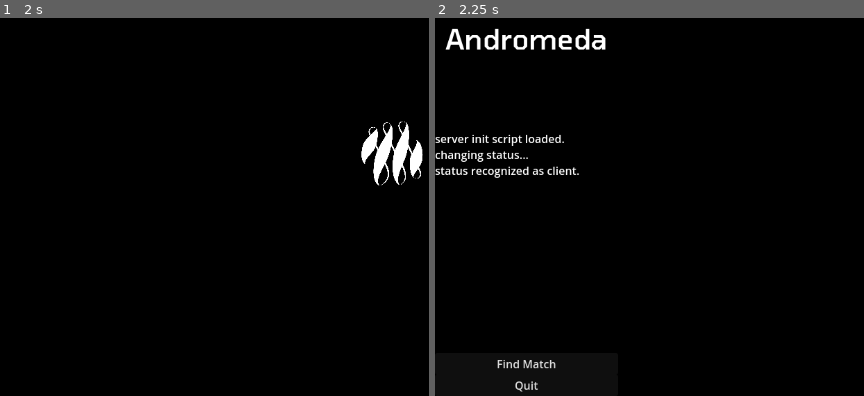
Above: before the commit, frames 1-2 (left to right).
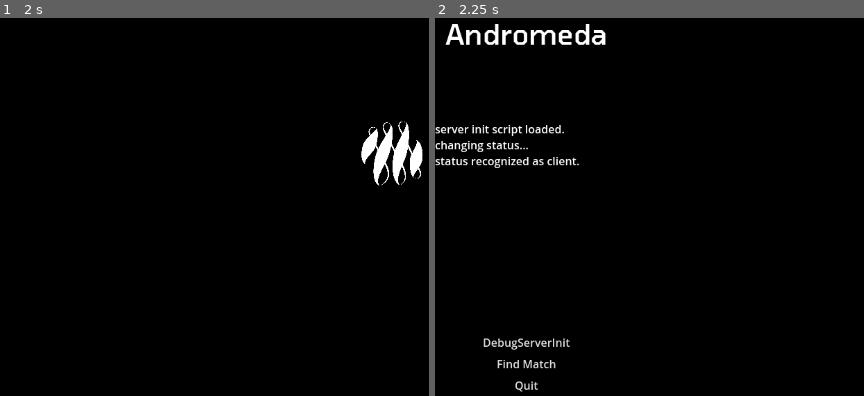
Above: after the commit, the same moments.

Repository: NtyamK/andromeda
Game: Godot game, scene res://scenes/default.tscn
Same seed, same stepped clock (60 frames per second), same inputs: the game is played once before the commit and once after it.
Inputs:
- Up to frame 1 (2 s): tap Enter at 0.5 s; tap Space at 1.25 s
- Up to frame 2 (2.25 s): tap Enter at 2 s

Frame 1 is identical in both runs. In frame 2, 3.4% of the frame differs, in the area x 0-40%, y 1-88%.

Commit message:
Messages entre serveur et clients possibles

Diff:
--- a/scenes/title.tscn
+++ b/scenes/title.tscn
@@ -58,15 +58,22 @@
 layout_mode = 2
 size_flags_vertical = 3
 
+[node name="CreateMatches" type="Button" parent="HBoxContainer/UI"]
+layout_mode = 2
+text = "DebugServerInit"
+flat = true
+
 [node name="FindMatch" type="Button" parent="HBoxContainer/UI"]
 unique_name_in_owner = true
 layout_mode = 2
 text = "Find Match"
+flat = true
 
 [node name="Quit" type="Button" parent="HBoxContainer/UI"]
 unique_name_in_owner = true
 layout_mode = 2
 text = "Quit"
+flat = true
 
 [node name="TextureRect" type="TextureRect" parent="HBoxContainer"]
 material = SubResource("ShaderMaterial_3iv75")
@@ -76,6 +83,7 @@
 [node name="WebSocketClient" type="Node" parent="."]
 script = ExtResource("5_2n4po")
 
+[connection signal="pressed" from="HBoxContainer/UI/CreateMatches" to="." method="_on_create_matches_pressed"]
 [connection signal="pressed" from="HBoxContainer/UI/FindMatch" to="." method="_on_find_match_pressed"]
 [connection signal="pressed" from="HBoxContainer/UI/Quit" to="." method="_on_quit_pressed"]
 [connection signal="connected_to_server" from="WebSocketClient" to="." method="_on_websocket_client_connected_to_server"]
--- a/scripts/debug/title.gd
+++ b/scripts/debug/title.gd
@@ -49,8 +49,13 @@
 		"username": "Player" + mock_id,
 		"rank" : "311"
 	}
-	%Logs.add_text("measeret login not available.\n you are %s." % mock_user["username"] + "\n")
+	%Logs.add_text("measeret login not available.\nyou are %s." % mock_user["username"] + "\n")
 	%Logs.add_text("waiting for client to connect..." + "\n")
 	%FindMatch.hide()
 
 	_connect_to_matchmaking_server()
+
+
+func _on_create_matches_pressed() -> void:
+	var messageToSend = "hello"
+	web_socket_client.send(messageToSend)
